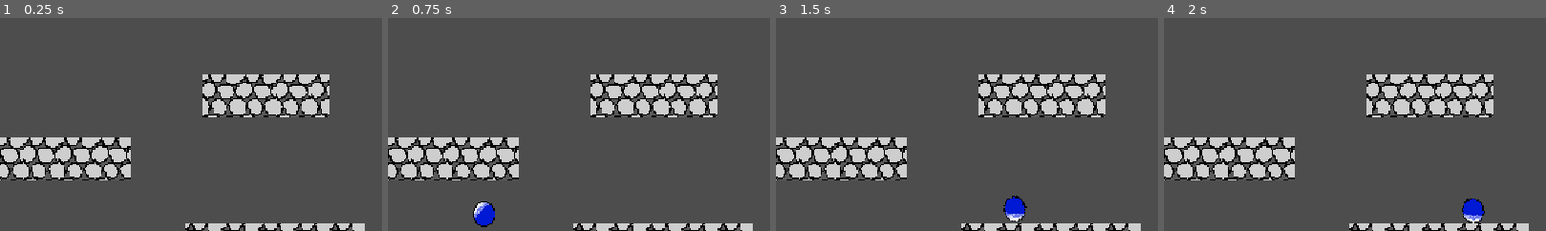
Above: before the commit, frames 1-4 (left to right).
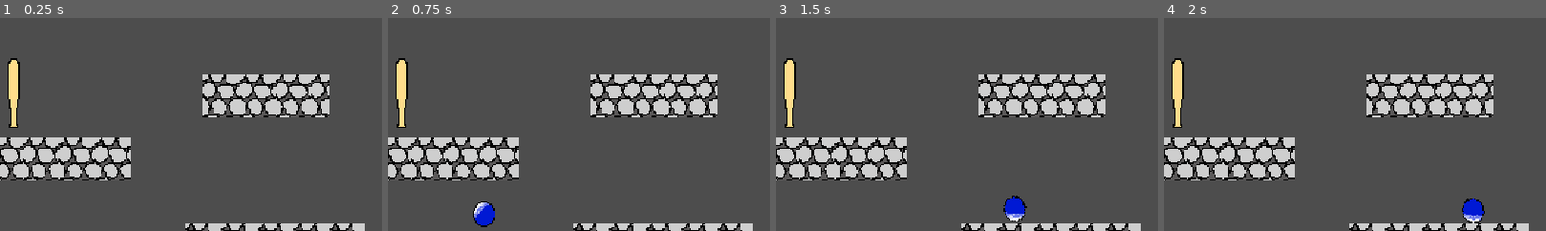
Above: after the commit, the same moments.

Repository: yApple11/hackclub-haven
Game: Godot game, scene res://scenes/game.tscn
Same seed, same stepped clock (60 frames per second), same inputs: the game is played once before the commit and once after it.
Inputs (mouse positions are % of the whole screen's width and height, from its top left):
- Up to frame 1 (0.25 s): no input
- Up to frame 2 (0.75 s): tap Enter (ui_accept) at 0.5 s; move the mouse to (72, 45) at 0.52 s; hold Right (ui_right) from 0.53 s (still down); tap Alt at 0.6 s; click (72, 45) at 0.67 s
- Up to frame 3 (1.5 s): tap Enter (ui_accept) at 0.77 s; move the mouse to (30, 55) at 1.27 s; release Right (ui_right) at 1.28 s; hold Down from 1.28 s (still down); tap Shift at 1.35 s
- Up to frame 4 (2 s): keep holding Down; tap Enter (ui_accept) at 1.52 s
The pictures show only the part of the screen within x 11-61%, y 23-73%; the shares and areas given below are measured in that part.

The runs differ from the first frame. In frame 1, 0.9% of the frame differs, in the area x 2-6%, y 18-52%; in frame 2, 0.9%; in frame 3, 0.9%; in frame 4, 0.9%.

Commit message:
idk

Diff:
--- /dev/null
+++ b/Scripts/bat_mob.gd
@@ -0,0 +1,24 @@
+extends RigidBody2D
+
+@export var x_right = 15
+@export var x_left = -90
+@export var start_position = Vector2(-90, -96)
+
+
+func _ready():
+	gravity_scale = 0
+	lock_rotation = true
+	global_position = start_position
+	freeze = true
+	freeze_mode = FREEZE_MODE_KINEMATIC
+
+# Called every frame. 'delta' is the elapsed time since the previous frame.
+func _physics_process(_delta: float) -> void:
+	var movemet = 0
+	if global_position.x < x_right:
+		apply_central_impulse(Vector2(100,0))
+
+	if global_position.x > x_left:
+		apply_central_impulse(Vector2(-100,0))
+
+		print(global_position)
--- /dev/null
+++ b/scenes/bat mob.tscn
@@ -0,0 +1,16 @@
+[gd_scene format=3 uid="uid://6yune86jbqwd"]
+
+[ext_resource type="Texture2D" uid="uid://cg1yk3hd2cc1o" path="res://assets/baseball bat.png" id="1_wltir"]
+
+[sub_resource type="RectangleShape2D" id="RectangleShape2D_xytf0"]
+size = Vector2(10, 52)
+
+[node name="RigidBody2D" type="RigidBody2D" unique_id=1946123408]
+
+[node name="BaseballBat" type="Sprite2D" parent="." unique_id=1719217930]
+position = Vector2(-4, -7)
+texture = ExtResource("1_wltir")
+
+[node name="CollisionShape2D" type="CollisionShape2D" parent="." unique_id=1104894839]
+position = Vector2(2, -2)
+shape = SubResource("RectangleShape2D_xytf0")
--- a/scenes/game.tscn
+++ b/scenes/game.tscn
@@ -2,6 +2,8 @@
 
 [ext_resource type="Texture2D" uid="uid://gx8mkdnqpgck" path="res://assets/bouncy ball.png 12-33-19-931.png" id="1_yqjtg"]
 [ext_resource type="Texture2D" uid="uid://bd8xo683la7p6" path="res://assets/floor2.png" id="2_lnu2h"]
+[ext_resource type="PackedScene" uid="uid://6yune86jbqwd" path="res://scenes/bat mob.tscn" id="3_lbhrr"]
+[ext_resource type="Script" uid="uid://capjkal3ubihj" path="res://Scripts/bat_mob.gd" id="4_iywne"]
 
 [sub_resource type="PhysicsMaterial" id="PhysicsMaterial_epypp"]
 rough = true
@@ -110,3 +112,7 @@
 collision_animatable = true
 format = 2
 layer_0/tile_data = PackedInt32Array(262167, 65536, 2, 327703, 65536, 2, 262168, 131072, 2, 327704, 131072, 2, 262165,  …(8475 unchanged characters)…
+
+[node name="RigidBody2D" parent="." unique_id=1946123408 instance=ExtResource("3_lbhrr")]
+position = Vector2(-4, -88)
+script = ExtResource("4_iywne")
Not shown, added: Scripts/bat_mob.gd.uid
